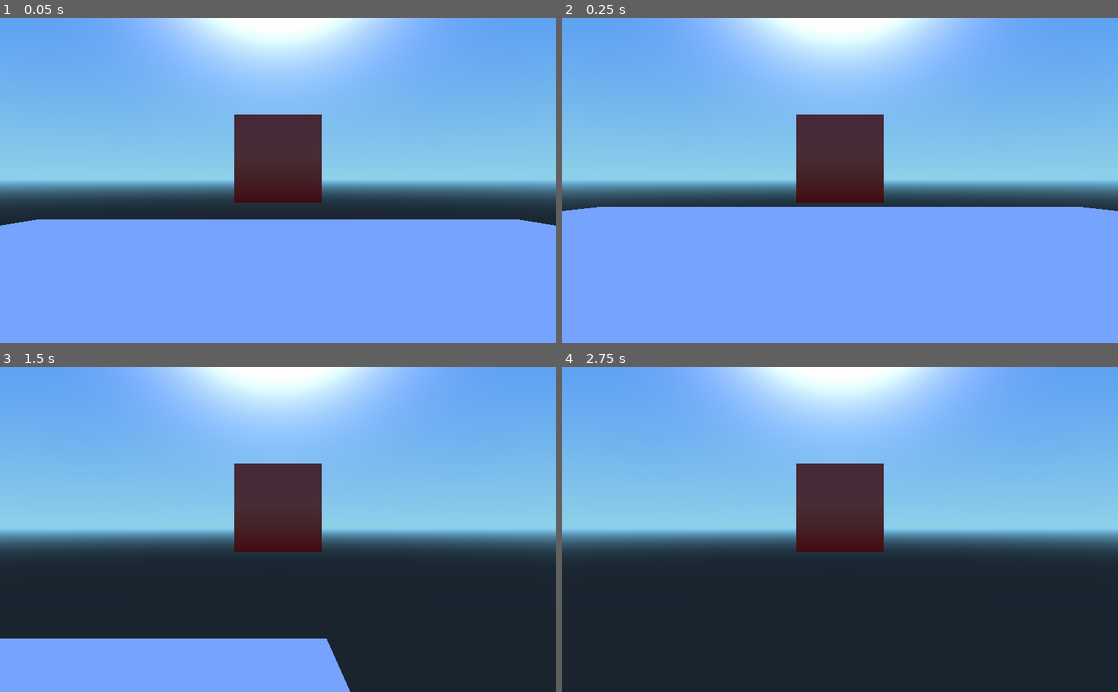
Above: before the commit, frames 1-4 (two rows, left to right).
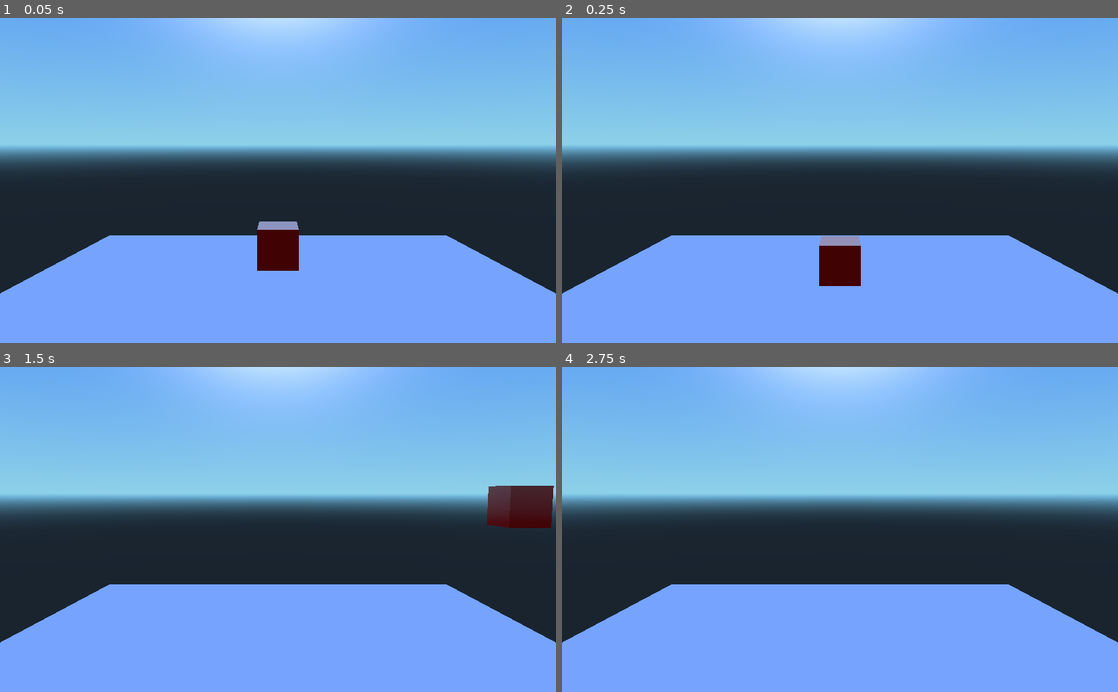
Above: after the commit, the same moments.

Repository: uspgamedev/welcome-to-your-mind
Game: Godot game, scene res://TestWorld.tscn
Two runs of this game, one before a commit and one after it. Both use one fixed random seed, a clock stepped at 60 frames per second and the inputs below. This scene is started directly instead of the project's main scene.
Inputs (mouse positions are in pixels of both pictures, inside the frame that each line leads up to):
- Up to frame 1 (0.05 s): no input
- Up to frame 2 (0.25 s): no input
- Up to frame 3 (1.5 s): move the mouse to (400, 513) at 0.52 s; hold D (movement_right) 0.53-1.28 s; tap Space (movement_jump) at 0.77 s; move the mouse to (166, 545) at 1.27 s; hold S (movement_backward) from 1.28 s (still down)
- Up to frame 4 (2.75 s): tap Space (movement_jump) at 1.52 s; move the mouse to (895, 458) at 2.02 s; release S (movement_backward) at 2.03 s; hold D (movement_right) from 2.03 s (still down)

The runs differ from the first frame. In frame 1, 33% of the frame differs, in the area x 0-100%, y 0-85%; in frame 2, 37%; in frame 3, 44%; in frame 4, 53%, in the area x 0-100%, y 0-100%.

Commit message:
Change camera position

Diff:
--- a/PlayerSideScroller.gd
+++ b/PlayerSideScroller.gd
@@ -18,6 +18,8 @@
         dir.x += -1
     if Input.is_action_pressed("movement_right"):
         dir.x += 1
+    if Input.is_action_pressed('ui_quit'):
+        get_tree().quit()
 
     if is_on_floor():
         if Input.is_action_just_pressed("movement_jump"):
--- a/TestWorld.tscn
+++ b/TestWorld.tscn
@@ -1,7 +1,8 @@
-[gd_scene load_steps=5 format=2]
+[gd_scene load_steps=6 format=2]
 
 [ext_resource path="res://PlayerSideScroller.tscn" type="PackedScene" id=1]
 [ext_resource path="res://PlayerSideScroller.gd" type="Script" id=2]
+[ext_resource path="res://WorldCamera.gd" type="Script" id=3]
 
 [sub_resource type="PlaneMesh" id=1]
 
@@ -31,7 +32,7 @@
 mesh = SubResource( 1 )
 skeleton = NodePath("..")
 material/0 = null
-_sections_unfolded = [ "Transform" ]
+_sections_unfolded = [ "Transform", "material" ]
 
 [node name="StaticBody" type="StaticBody" parent="Box/MeshInstance" index="0"]
 
@@ -55,10 +56,11 @@
 
 transform = Transform( 1, 0, 0, 0, 1, 0, 0, 0, 1, 0, 2.98002, 0 )
 script = ExtResource( 2 )
+_sections_unfolded = [ "Axis Lock", "Transform" ]
 
-[node name="WorldCamera" type="Camera" parent="Player" index="2"]
+[node name="WorldCamera" type="Camera" parent="." index="2"]
 
-transform = Transform( 1, 0, 0, 0, 1, 0, 0, 0, 1, 0, -0.502941, 10 )
+transform = Transform( 1, 0, 0, 0, 0.996195, 0.0871558, 0, -0.0871558, 0.996195, 0, 4.98002, 20 )
 keep_aspect = 0
 cull_mask = 1048575
 environment = null
@@ -71,4 +73,5 @@
 size = 1.0
 near = 0.05
 far = 100.0
+script = ExtResource( 3 )
 _sections_unfolded = [ "Transform" ]
--- /dev/null
+++ b/WorldCamera.gd
@@ -0,0 +1,12 @@
+extends Camera
+
+onready var player = get_node('../Player')
+var initial_camera_transform
+
+func _ready():
+    initial_camera_transform = self.get_camera_transform()
+    self.translate(player.translation)
+    set_process(true)
+
+func _process(delta):
+    print(player.translation)
--- a/project.godot
+++ b/project.godot
@@ -26,6 +26,8 @@
  ]
 movement_jump=[ Object(InputEventKey,"resource_local_to_scene":false,"resource_name":"","device":0,"alt":false,"shift":false,"control":false,"meta":false,"command":false,"pressed":false,"scancode":32,"unicode":0,"echo":false,"script":null)
  ]
+ui_quit=[ Object(InputEventKey,"resource_local_to_scene":false,"resource_name":"","device":0,"alt":false,"shift":false,"control":false,"meta":false,"command":false,"pressed":false,"scancode":16777217,"unicode":0,"echo":false,"script":null)
+ ]
 
 [rendering]
 
